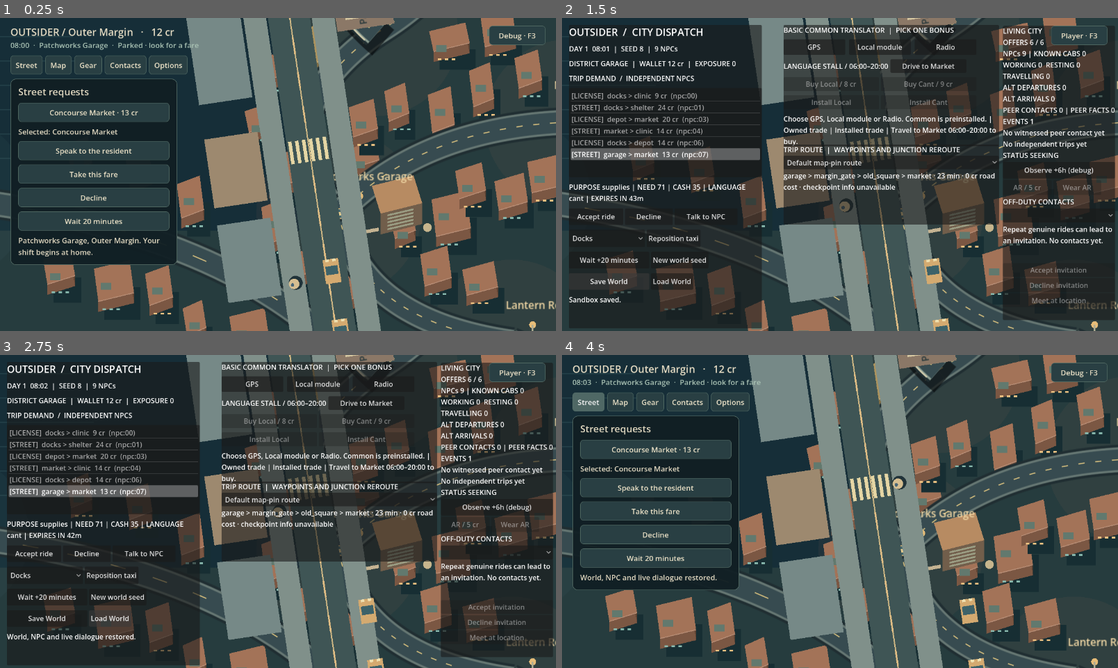
Above: before the commit, frames 1-4 (two rows, left to right).
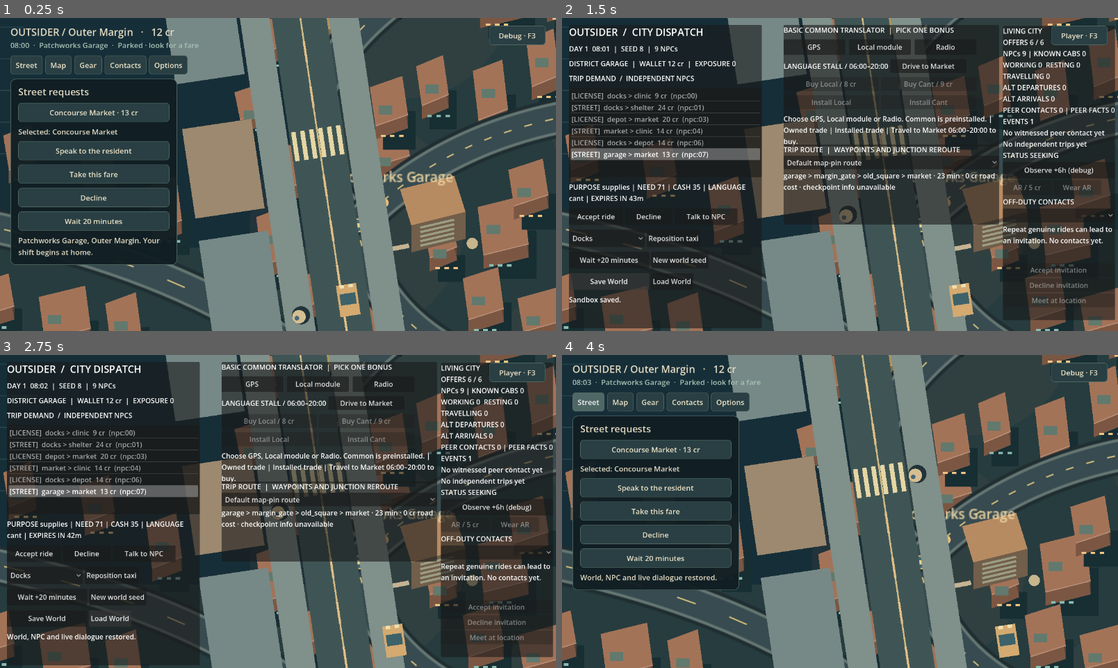
Above: after the commit, the same moments.

Repository: MohamedXIV/outsider-driver-2d
Game: Godot game, scene res://scenes/sandbox.tscn
Same seed, same stepped clock (60 frames per second), same inputs: the game is played once before the commit and once after it.
Inputs:
- Up to frame 1 (0.25 s): no input
- Up to frame 2 (1.5 s): click "Debug · F3" at 0.5 s; click "Save World" at 1.25 s
- Up to frame 3 (2.75 s): click "Load World" at 2 s
- Up to frame 4 (4 s): click "Player · F3" at 2.75 s; click "Street" at 3.5 s

The runs differ from the first frame. In frame 1, 38% of the frame differs, in the area x 0-100%, y 0-100%; in frame 2, 28%; in frame 3, 28%; in frame 4, 38%.

Commit message:
feat: add bounded cinematic zoom controls and saved player preference

Diff:
--- a/scripts/sandbox/sandbox_city_view.gd
+++ b/scripts/sandbox/sandbox_city_view.gd
@@ -9,6 +9,16 @@
 var local_active_npc_id: String = ""
 var reduced_motion: bool = false
 var ui_rtl: bool = false
+const DEFAULT_ZOOM: float = 2.6
+const MIN_ZOOM: float = 1.25
+const MAX_ZOOM: float = 4.0
+var zoom_preference: float = DEFAULT_ZOOM
+var _zoom: float = DEFAULT_ZOOM
+
+func set_manual_zoom(value: float) -> void:
+	if is_finite(value):
+		zoom_preference = clampf(value, MIN_ZOOM, MAX_ZOOM)
+
 var _heading: float = 0.0
 var _blocks: Array[Dictionary] = []
 var _layers: Dictionary = {}
@@ -65,7 +75,8 @@
 	var camera: Camera2D = get_parent().get_node("Camera2D")
 	var framing: Vector2=Vector2(70 if ui_rtl else -70,-45)
 	camera.position = taxi + framing if reduced_motion else taxi + framing + (ahead-taxi)*.5
-	camera.zoom = Vector2(2.0,2.0)
+	_zoom = zoom_preference if reduced_motion else lerpf(_zoom, zoom_preference, 1.0-exp(-8.0*maxf(delta,0.0)))
+	camera.zoom = Vector2.ONE * _zoom
 	_layers["ground"].queue_redraw()
 	_layers["above"].queue_redraw()
 
--- a/scripts/sandbox/sandbox_main.gd
+++ b/scripts/sandbox/sandbox_main.gd
@@ -373,7 +373,27 @@
 	_publish_ar_web()
 
 
+func _change_zoom(amount: float) -> void:
+	_city.set_manual_zoom(_city.zoom_preference + amount)
+	if _player_ui != null:
+		_player_ui.sync()
+		_player_ui.call_deferred("_publish")
+
+
+func _unhandled_input(event: InputEvent) -> void:
+	# GUI consumes wheel events first, so scrolling a panel never zooms the city.
+	if event is InputEventMouseButton and event.pressed:
+		if event.button_index in [MOUSE_BUTTON_WHEEL_UP, MOUSE_BUTTON_WHEEL_DOWN]:
+			_change_zoom(0.2 if event.button_index == MOUSE_BUTTON_WHEEL_UP else -0.2)
+			get_viewport().set_input_as_handled()
+
+
 func _unhandled_key_input(event: InputEvent) -> void:
+	if event is InputEventKey and event.pressed and not event.ctrl_pressed and not event.alt_pressed and not event.meta_pressed:
+		if event.keycode in [KEY_PLUS, KEY_EQUAL, KEY_KP_ADD, KEY_MINUS, KEY_KP_SUBTRACT]:
+			_change_zoom(-0.2 if event.keycode in [KEY_MINUS, KEY_KP_SUBTRACT] else 0.2)
+			get_viewport().set_input_as_handled()
+			return
 	if _ar_panel.visible and event.is_action_pressed("ui_cancel"):
 		_close_ar_hint()
 		get_viewport().set_input_as_handled()
@@ -590,7 +610,7 @@
 
 func _on_save() -> void:
 	var dialogue_snapshot: Dictionary = _conversation.snapshot() if _conversation != null else {}
-	_notice_text = "Sandbox saved." if SandboxSave.save_world(_world, SandboxSave.PATH, dialogue_snapshot, {"clock_fraction":_elapsed,"locale":_ui_locale,"reduced_motion":_reduced_motion,
+	_notice_text = "Sandbox saved." if SandboxSave.save_world(_world, SandboxSave.PATH, dialogue_snapshot, {"clock_fraction":_elapsed,"locale":_ui_locale,"reduced_motion":_reduced_motion,"camera_zoom":_city.zoom_preference,
 			"street_state": _street_pilot.visual_snapshot() if _street_pilot != null else {}}) else "Save failed."
 	_render()
 
@@ -624,6 +644,7 @@
 	_city.visual_fraction=_elapsed
 	_ui_locale=str(bundle.get("presentation",{}).get("locale",_ui_locale))
 	_reduced_motion=bool(bundle.get("presentation",{}).get("reduced_motion",_reduced_motion))
+	_city.set_manual_zoom(float(bundle.get("presentation",{}).get("camera_zoom",SandboxCityView.DEFAULT_ZOOM)))
 	_last_intent = "restored" if restored != null else ""
 	_last_outcome = ""
 	_notice_text = "World, NPC and live dialogue restored."
--- a/scripts/sandbox/sandbox_player_ui.gd
+++ b/scripts/sandbox/sandbox_player_ui.gd
@@ -150,7 +150,7 @@
 		"map": context=[world.route_nodes,world.pending_route_nodes,world.rider_route_request,world.player_district,world.credits,_map_selected,_planned_via,_planned_stops]
 		"gear": context=[world.starter_device,world.modules_owned,world.modules_installed,world.market_stock,world.player_district,world.is_travelling(),SandboxKnowledge.market_open(world.minute),world.credits,world.ar_owned,world.ar_equipped,controller._ar_note]
 		"contacts": context=[world.meetings,controller._selected_meeting_id,controller._meeting_text.text,controller._meeting_info.text,controller._meeting_accept.disabled,controller._meeting_decline.disabled,controller._meeting_attend.disabled]
-		"settings": context=[controller._notice_text]
+		"settings": context=[controller._notice_text,controller._city.zoom_preference]
 	var signature: String=JSON.stringify([tab,debug_mode,locale,controller._reduced_motion,context])
 	if signature==_last_signature: return
 	_last_signature=signature
@@ -260,6 +260,10 @@
 		_button("english","English",controller._on_language_locale.bind("en"))
 		_button("arabic","العربية",controller._on_language_locale.bind("ar"))
 		_button("motion",trp("Reduced motion: ","تقليل الحركة: ")+(trp("On","مفعّل") if controller._reduced_motion else trp("Off","متوقف")),controller._on_reduced_motion.bind(not controller._reduced_motion))
+		_label(trp("Camera · wheel or +/- · %.2fx", "الكاميرا · عجلة الفأرة أو +/- · %.2fx") % controller._city.zoom_preference)
+		_button("zoom_in",trp("Zoom in +","تقريب +"),controller._change_zoom.bind(0.2),controller._city.zoom_preference >= SandboxCityView.MAX_ZOOM)
+		_button("zoom_out",trp("Zoom out −","إبعاد −"),controller._change_zoom.bind(-0.2),controller._city.zoom_preference <= SandboxCityView.MIN_ZOOM)
+		_button("zoom_reset",trp("Reset camera","إعادة ضبط الكاميرا"),_reset_zoom)
 		_button("save",trp("Save city and conversation","احفظ المدينة والحوار"),_call.bind("_on_save"))
 		_button("load",trp("Load saved city","حمّل المدينة المحفوظة"),_call.bind("_on_load"))
 		_label(controller._notice_text)
@@ -284,7 +288,7 @@
 		bounds[key]={"x":button.get_global_rect().get_center().x,"y":button.get_global_rect().get_center().y,"disabled":button.disabled}
 	for button in _tabs.get_children():
 		bounds[button.name]={"x":button.get_global_rect().get_center().x,"y":button.get_global_rect().get_center().y,"disabled":false}
-	JavaScriptBridge.eval("Object.assign(document.documentElement.dataset,%s)"%JSON.stringify({"playerActionSerial":str(_action_serial),"playe …(585 unchanged characters)…
+	JavaScriptBridge.eval("Object.assign(document.documentElement.dataset,%s)"%JSON.stringify({"playerZoom":str(controller._city.zoom_preference),"playerActionSerial":str(_action_serial),"playe …(585 unchanged characters)…
 
 func _fit_panel() -> void:
 	var area: Vector2=get_viewport().get_visible_rect().size
@@ -315,3 +319,7 @@
 func _ack() -> void:
 	_action_serial+=1
 	call_deferred("_publish")
+
+func _reset_zoom() -> void:
+	controller._city.set_manual_zoom(SandboxCityView.DEFAULT_ZOOM)
+	sync()
--- a/scripts/sandbox/sandbox_save.gd
+++ b/scripts/sandbox/sandbox_save.gd
@@ -32,6 +32,8 @@
 	var presentation: Variant=value.get("presentation",{})
 	if not (presentation is Dictionary): return {}
 	if not ["en","ar"].has(presentation.get("locale","en")) or not (presentation.get("reduced_motion",false) is bool): return {}
+	var zoom: Variant=presentation.get("camera_zoom",2.6)
+	if not (zoom is float or zoom is int) or not is_finite(float(zoom)) or float(zoom)<1.25 or float(zoom)>4.0: return {}
 	var fraction: Variant=presentation.get("clock_fraction",0.0)
 	if not (fraction is float or fraction is int) or not is_finite(float(fraction)) or float(fraction)<0 or float(fraction)>=1: return {}
 	return {"world": world, "dialogue": value["dialogue"], "presentation":presentation}
--- /dev/null
+++ b/tests/test_camera_zoom.gd
@@ -0,0 +1,36 @@
+extends SceneTree
+
+func _initialize() -> void:
+	call_deferred("_run")
+
+func _run() -> void:
+	var scene: Node = load("res://scenes/sandbox.tscn").instantiate()
+	root.add_child(scene)
+	await process_frame
+	scene.set_process(false)
+	var city: Node = scene.get("_city")
+	var camera: Camera2D = scene.get_node("Camera2D")
+	city._process(1.0)
+	assert(camera.zoom.x > 2.0, "Fresh camera must be closer than the fixed baseline")
+	var before: String = JSON.stringify(scene.get("_world").snapshot())
+	assert(city.has_method("set_manual_zoom"), "Camera needs bounded manual zoom")
+	city.set_manual_zoom(100.0)
+	city._process(0.01)
+	assert(camera.zoom.x < city.zoom_preference, "Normal zoom eases toward preference")
+	city.reduced_motion = true
+	city._process(0.01)
+	assert(is_equal_approx(camera.zoom.x, 4.0))
+	city.set_manual_zoom(-100.0)
+	city._process(0.01)
+	assert(is_equal_approx(camera.zoom.x, 1.25))
+	assert(JSON.stringify(scene.get("_world").snapshot()) == before, "Zoom cannot mutate world")
+	var ui: Node = scene.get("_player_ui")
+	ui._tab("settings")
+	assert(ui._actions.has("zoom_in") and ui._actions.has("zoom_out"))
+	assert(ui._actions.zoom_in.custom_minimum_size.y >= 44)
+	scene._on_save()
+	city.set_manual_zoom(3.5)
+	scene._on_load()
+	assert(is_equal_approx(city.zoom_preference, 1.25), "Manual preference survives world load")
+	print("CAMERA_ZOOM_PASS closer bounded smooth reduced-motion touch persistent world-neutral")
+	quit()
Not shown, added: docs/OVERNIGHT_COMPLETION.md
Not shown, changed: tests/run_city_gate.py
Not shown, added: tests/web_camera_zoom.cjs
